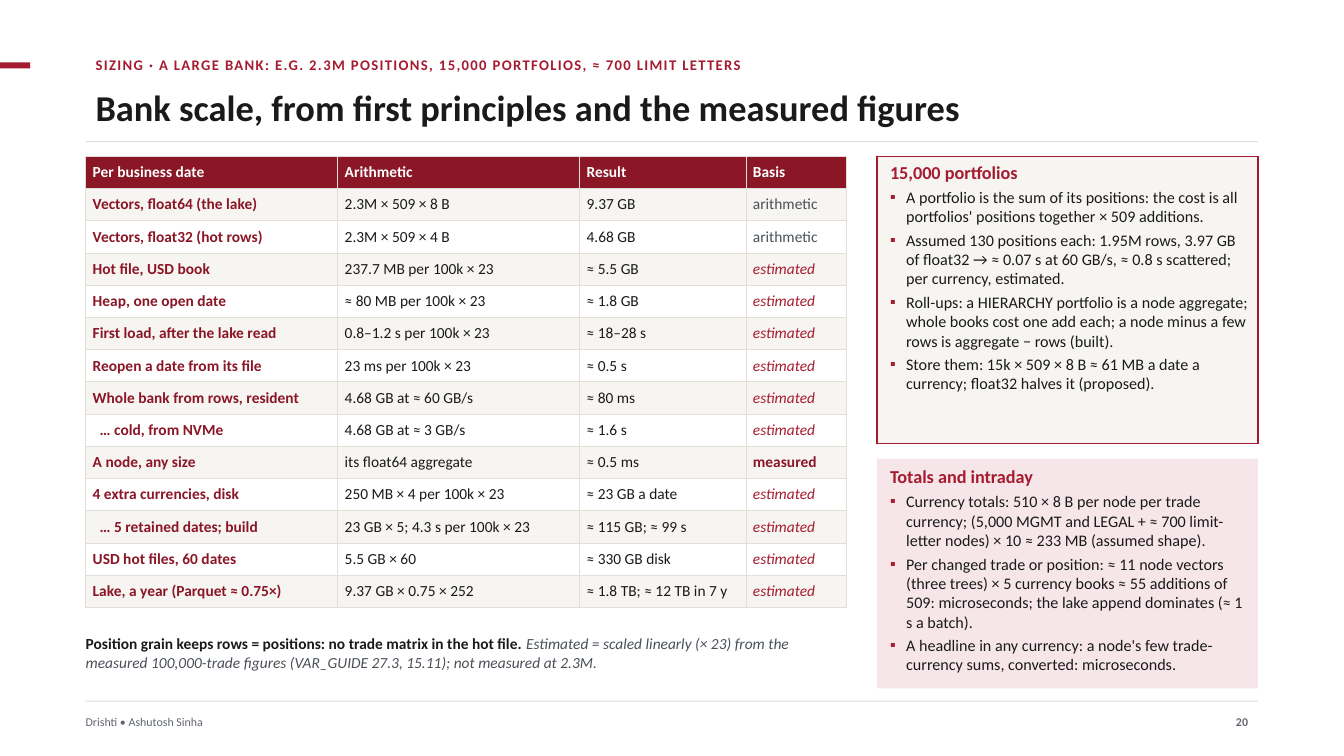
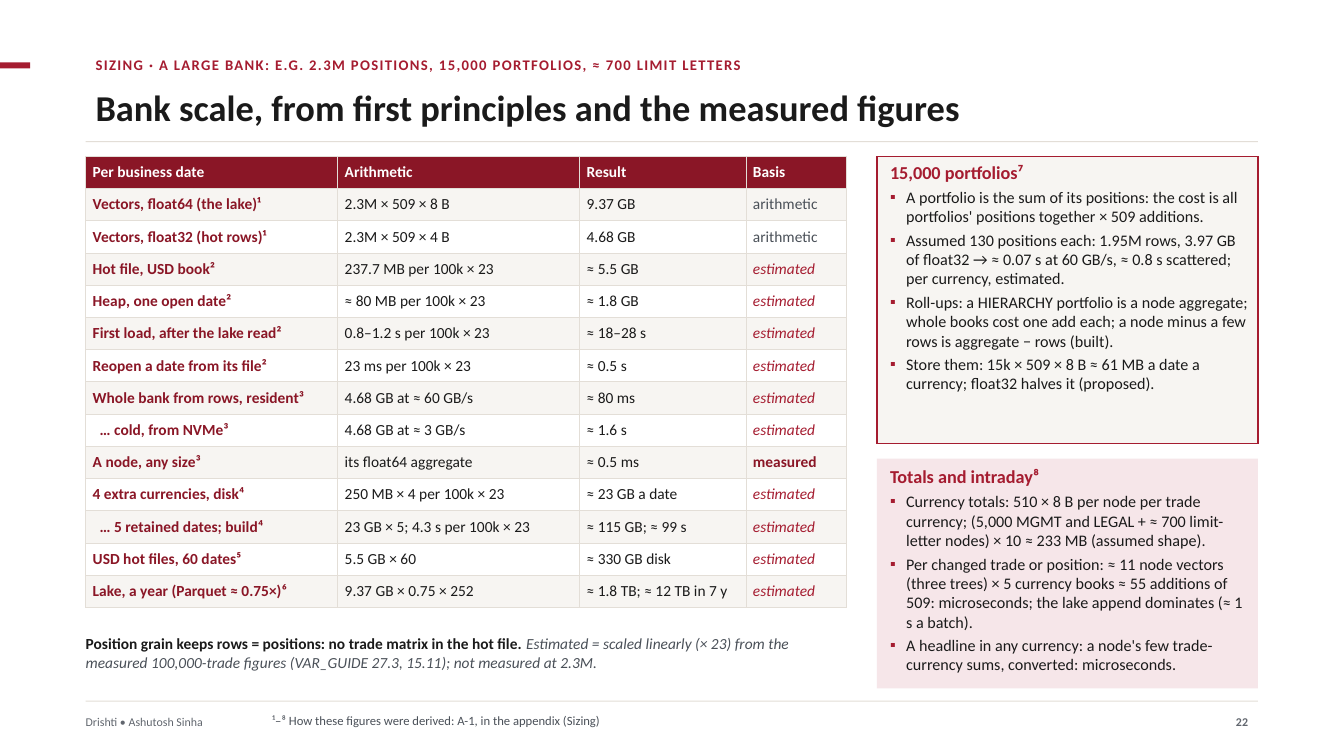
Before and after one commit to ajsinha/drishti, a slide deck: slide 22 of docs/publications/Drishti-VaR-Engine.pptx (slide 20 before the commit). Drawn at 1344x756 pixels with LibreOffice and Linux fonts; fonts in the diff are those of the drawing. Boxes give left, top, right and bottom in pixels: in the first picture for what was removed or moved away, otherwise in the second. Text is boxed around its words. In the diff, an @@ line names an element or a change of style, - is before the commit and + after.

Commit message:
Decks reorganised: one shape for every deck, the two AWS decks merged into Drishti-on-AWS, the VaR deck with the Market and World editions and one roadmap, every estimate footnoted with its derivation (figures corrected: shard owner 128 GB RAM and a 36 GB heap, 330-650 req/s); EXPOSURE_GUIDE 27.3's seven-year path storage is about 130 TB

```diff
--- a/docs/publications/Drishti-VaR-Engine.pptx
+++ b/docs/publications/Drishti-VaR-Engine.pptx
@@ table at box(86, 156, 847, 608) @@
-row 2, column 1: Vectors, float64 (the lake)
+row 2, column 1: Vectors, float64 (the lake)¹
-row 3, column 1: Vectors, float32 (hot rows)
+row 3, column 1: Vectors, float32 (hot rows)¹
-row 4, column 1: Hot file, USD book
+row 4, column 1: Hot file, USD book²
-row 5, column 1: Heap, one open date
+row 5, column 1: Heap, one open date²
-row 6, column 1: First load, after the lake read
+row 6, column 1: First load, after the lake read²
-row 7, column 1: Reopen a date from its file
+row 7, column 1: Reopen a date from its file²
-row 8, column 1: Whole bank from rows, resident
+row 8, column 1: Whole bank from rows, resident³
-row 9, column 1: … cold, from NVMe
+row 9, column 1: … cold, from NVMe³
-row 10, column 1: A node, any size
+row 10, column 1: A node, any size³
-row 11, column 1: 4 extra currencies, disk
+row 11, column 1: 4 extra currencies, disk⁴
-row 12, column 1: … 5 retained dates; build
+row 12, column 1: … 5 retained dates; build⁴
-row 13, column 1: USD hot files, 60 dates
+row 13, column 1: USD hot files, 60 dates⁵
-row 14, column 1: Lake, a year (Parquet ≈ 0.75×)
+row 14, column 1: Lake, a year (Parquet ≈ 0.75×)⁶
@@ text at box(890, 165, 1024, 182): text changed @@
-15,000 portfolios
+15,000 portfolios⁷
@@ text at box(890, 469, 1040, 486): text changed @@
-Totals and intraday
+Totals and intraday⁸
@@ text added at box(272, 715, 600, 727), 9 pt, text #4A5058 @@
+¹–⁸ How these figures were derived: A-1, in the appendix (Sizing)
@@ page number at box(1236, 718, 1248, 726): text changed @@
-20
+22
```
Also in this commit, not shown: 33 other slides changed, 14 slides added, 4 slides removed, 13 other files.
